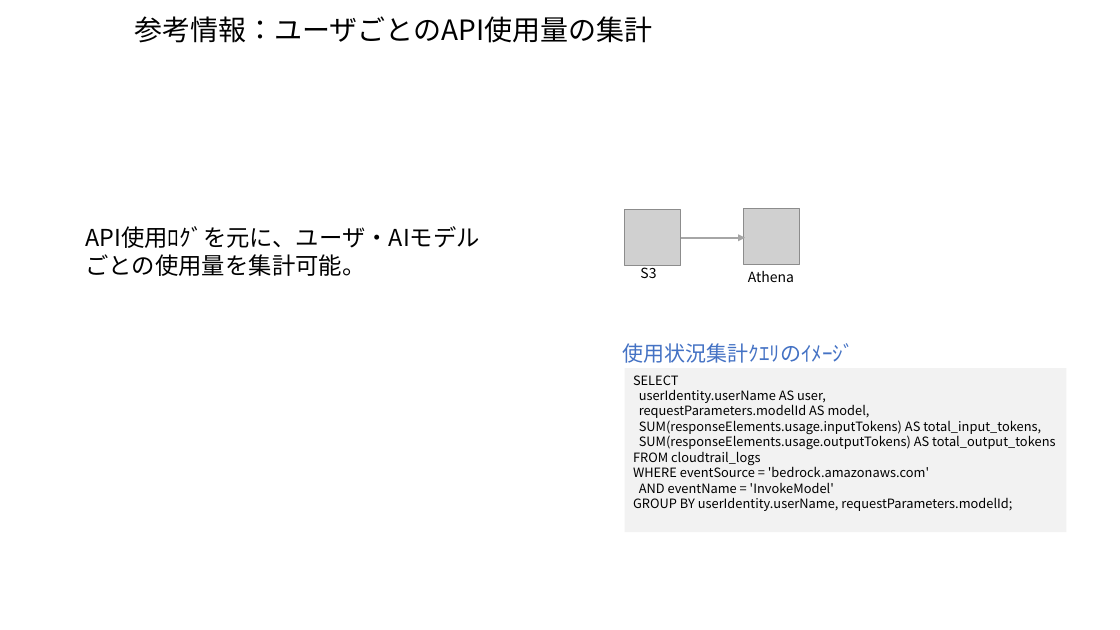
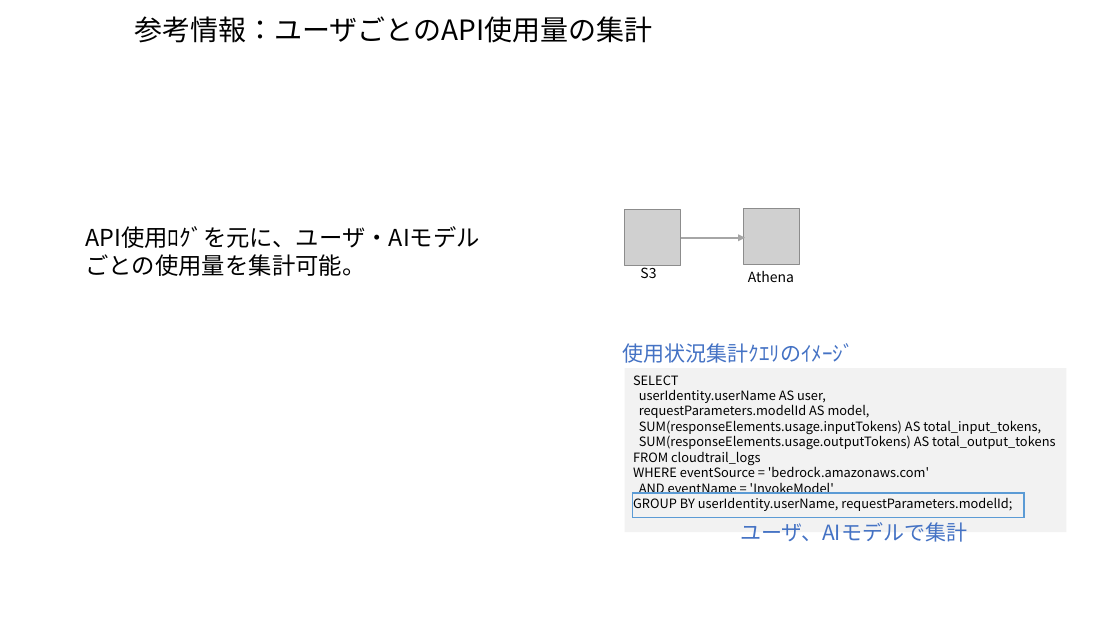
Before and after one commit to kiri0408/tyaga, a slide deck: slide 10 of aws_memo.pptx (slide 8 before the commit). Drawn at 1120x630 pixels with LibreOffice and Linux fonts; fonts in the diff are those of the drawing; grey boxes stand for pictures. Boxes give left, top, right and bottom in pixels: in the first picture for what was removed or moved away, otherwise in the second. Text is boxed around its words. In the diff, an @@ line names an element or a change of style, - is before the commit and + after.

```diff
--- a/aws_memo.pptx
+++ b/aws_memo.pptx
@@ rectangle added at box(633, 493, 1024, 518), outline #5B9BD5 1 pt @@
@@ text added at box(740, 522, 967, 542), 18 pt, text #4472C4 @@
+ユーザ、AIモデルで集計
```
Also in this commit, not shown: 4 other slides changed, 3 slides added.
